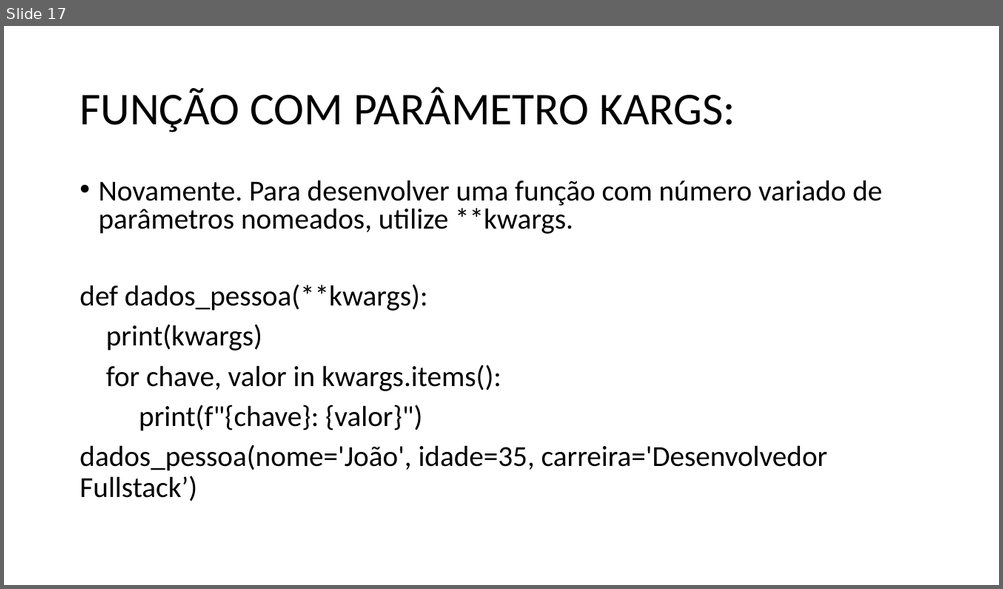
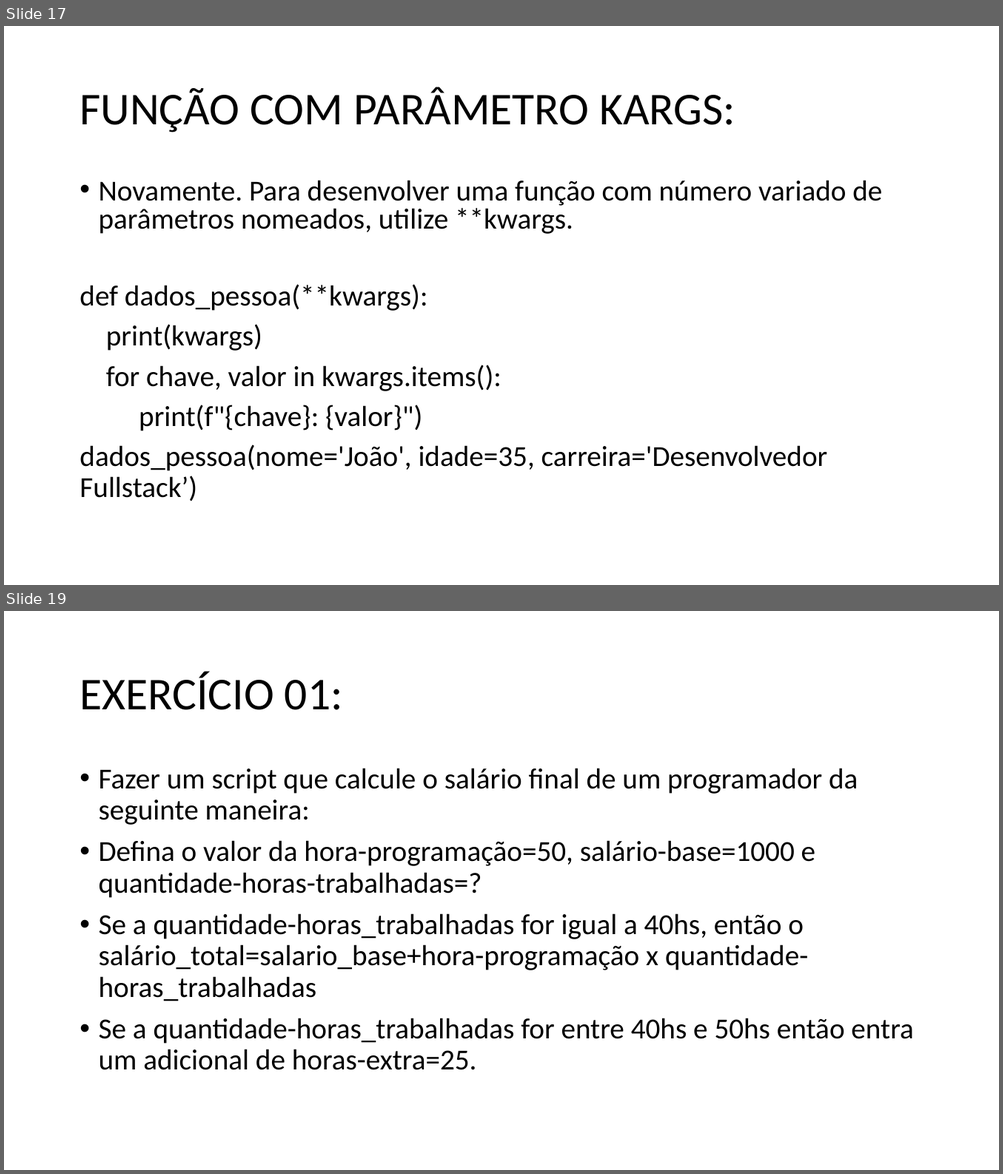
Before and after one commit to dourivaljunior/Curso-de-Python, a slide deck: CURSO DEV FULL STACK AULA 06.pptx. Shown one above the other, each under a label of ours: slide 17 before the commit, slides 17 and 19 after it; the slides between them are not shown. The pictures are 1003x589 and 1003x1174 pixels, drawn with LibreOffice and Linux fonts; fonts in the diff are those of the drawing. Boxes give left, top, right and bottom in pixels: in the first picture for what was removed or moved away, otherwise in the second. Text is boxed around its words. In the diff, an @@ line names an element or a change of style, - is before the commit and + after.

```diff
--- a/CURSO DEV FULL STACK AULA 06.pptx
+++ b/CURSO DEV FULL STACK AULA 06.pptx
@@ slide 19 added at (4,611,999,1170), background #FFFFFF @@
@@ title added at (79,672,343,710), 44 pt, text #000000 @@
+EXERCÍCIO 01:
@@ text added at (99,768,913,1071), 28 pt, text #000000 @@
+• Fazer um script que calcule o salário final de um programador da seguinte maneira:
+• Defina o valor da hora-programação=50, salário-base=1000 e quantidade-horas-trabalhadas=?
+• Se a quantidade-horas_trabalhadas for igual a 40hs, então o salário_total=salario_base+hora-programação x quantidade-horas_trabalhadas
+• Se a quantidade-horas_trabalhadas for entre 40hs e 50hs então entra um adicional de horas-extra=25.
```
Also in this commit, not shown: 3 slides changed, 25 other slides added, 1 slide removed, 1 other file.
